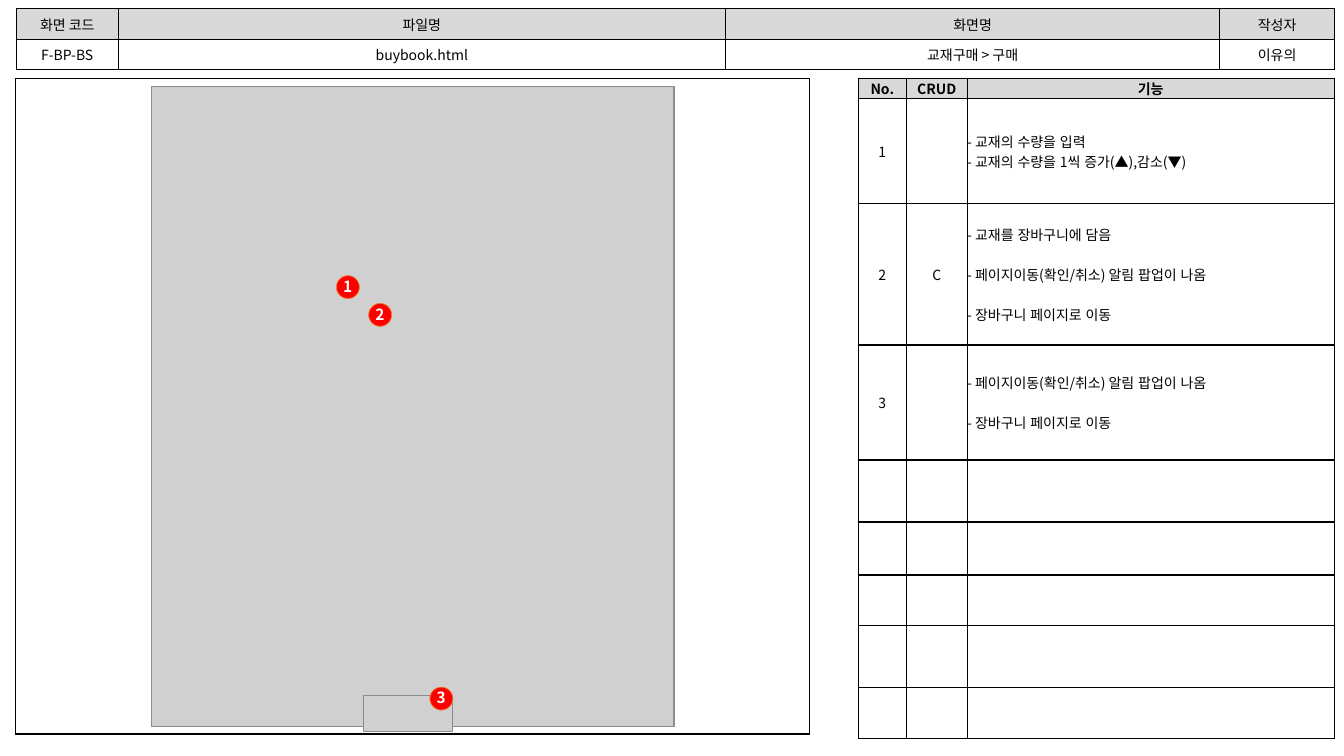
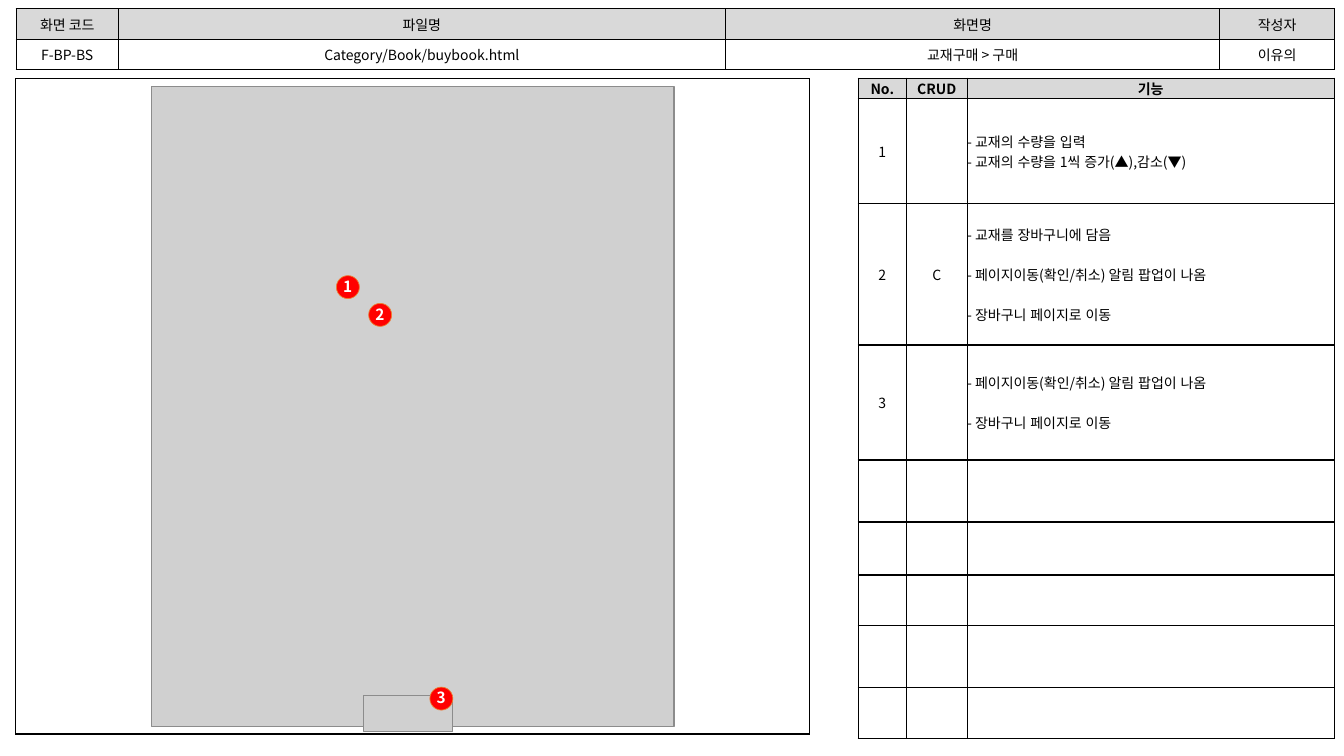
Before and after one commit to index506/cosmo6th_3thGroup, a slide deck: slide 1 of 3rd_Project/Category/Book/기능,화면,테스트 문서/3th_Project_화면 설계도(이유의).pptx. Drawn at 1344x756 pixels with LibreOffice and Linux fonts; fonts in the diff are those of the drawing; grey boxes stand for pictures. Boxes give left, top, right and bottom in pixels: in the first picture for what was removed or moved away, otherwise in the second. Text is boxed around its words. In the diff, an @@ line names an element or a change of style, - is before the commit and + after.

```diff
--- a/3rd_Project/Category/Book/기능,화면,테스트 문서/3th_Project_화면 설계도(이유의).pptx
+++ b/3rd_Project/Category/Book/기능,화면,테스트 문서/3th_Project_화면 설계도(이유의).pptx
@@ table at [16,9,1335,68] @@
-row 2, column 2: buybook.html
+row 2, column 2: Category/Book/buybook.html
```
Also in this commit, not shown: 8 other slides changed, 1 other file.
